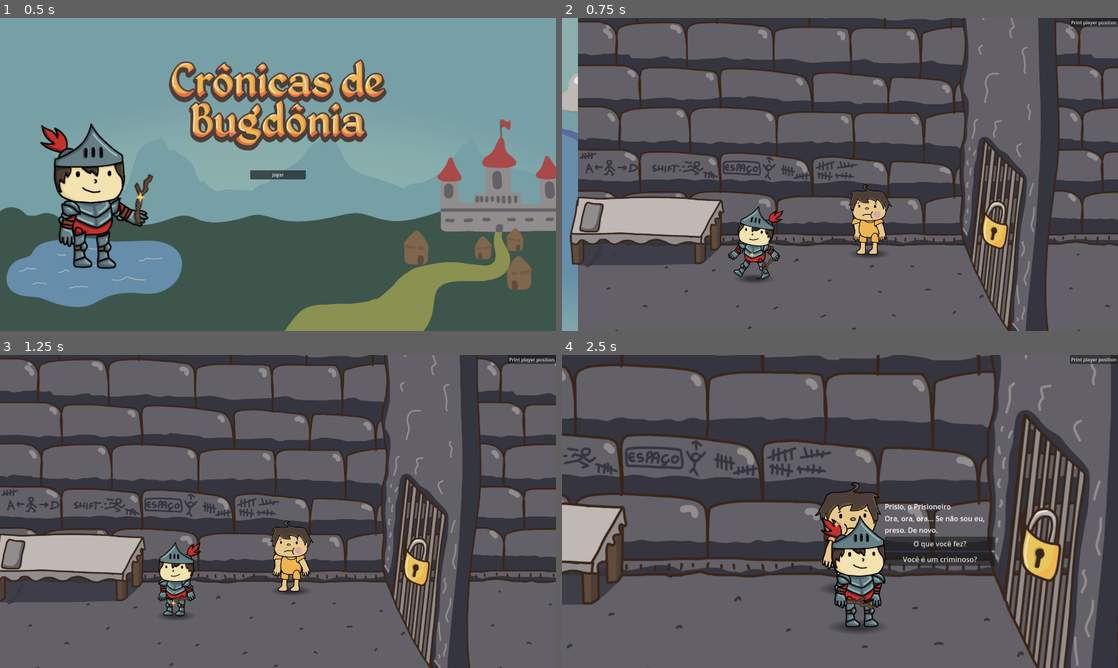
Above: before the commit, frames 1-4 (two rows, left to right).
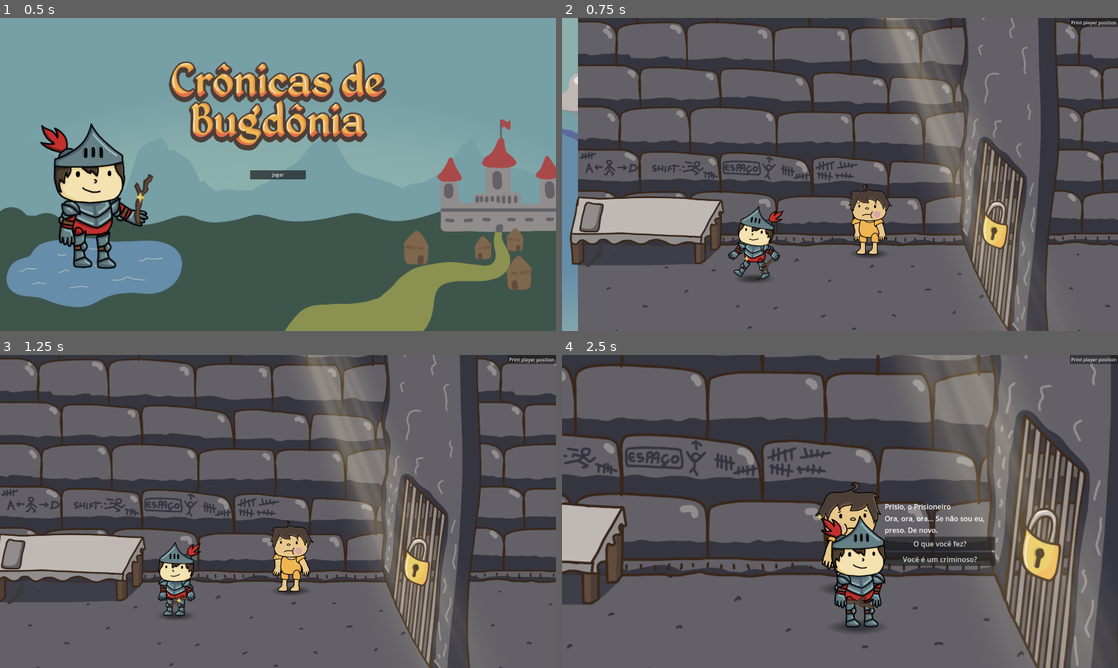
Above: after the commit, the same moments.

Repository: Caslus/cronicas-de-bugdonia
Game: Godot game, scene res://Scenes/Menu.tscn
The game is run twice, just before and just after one commit, with the same random seed, the same clock (stepped at 60 frames per second) and the same inputs.
Inputs (mouse positions are in pixels of both pictures, inside the frame that each line leads up to):
- Up to frame 1 (0.5 s): no input
- Up to frame 2 (0.75 s): click "Jogar" at 0.5 s
- Up to frame 3 (1.25 s): no input
- Up to frame 4 (2.5 s): move the mouse to (979, 561) at 1.27 s; hold D (ui_right) from 1.28 s (still down); tap E (interact) at 1.35 s; click (979, 561) at 1.42 s; tap Space at 1.52, 2.27 s; move the mouse to (851, 536) at 2.02 s; tap Shift at 2.1 s; click (851, 536) at 2.17 s

Frame 1 is identical in both runs. In frame 2, 6.3% of the frame differs, in the area x 32-83%, y 0-100%; in frame 3, 6.9%; in frame 4, 11%, in the area x 46-98%, y 0-100%.

Commit message:
fix: making it easier for noobs xd

Diff:
--- a/Dialog/FallenBridge.json
+++ b/Dialog/FallenBridge.json
@@ -43,7 +43,12 @@
 	},
 	{
 		"id": "5",
-		"text": "Deixa eu te dar uma dica: se você segurar CTRL ou SHIFT ao editar variáveis, os valores são alterados de maneira diferente.",
-		"options": [{ "text": "...", "next": null }]
+		"text": "Deixa eu te dar uma dica: editando inteiros, se você segurar SHIFT ao clicar nos botões, é como se você clicasse 10 vezes.",
+		"options": [{ "text": "...", "next": "6" }]
+	},
+	{
+		"id": "6",
+		"text": "Talvez isso te ajude a editar valores grandes...",
+		"options": [{ "text": "Ah, obrigado!", "next": null }]
 	}
 ]
--- a/Dialog/IntBook.json
+++ b/Dialog/IntBook.json
@@ -24,7 +24,7 @@
 	},
 	{
 		"id": "5",
-		"text": "‘Se meus passos estiverem com volume 10, faço muito barulho. Mas quando o volume é igual ou menor a 2, ninguém ouve nada. Mesmo se eu tropeçar...’",
+		"text": "‘Se meus passos estiverem com volume 10, faço muito barulho. Mas se eu me editar e alterar o volume para 2 ou menos, ninguém ouve nada. Mesmo se eu tropeçar...’",
 		"options": [{ "text": "[Próxima página]", "next": "6" }]
 	},
 	{
--- a/Dialog/Prisoner.json
+++ b/Dialog/Prisoner.json
@@ -68,7 +68,14 @@
 		"id": "12",
 		"text": "Se for verdadeiro, a porta continua trancada. Se for falso, ela se abre magicamente. Sacou?",
 		"options": [
-			{ "text": "Vou tentar abrir!", "next": null, "toggle": "talked2" }
+			{ "text": "Saquei!", "next": "12.1"}
+		]
+	},
+	{
+		"id": "12.1",
+		"text": "Então clica no cadeado, faça sua mágica e vamos sair logo daqui!",
+		"options": [
+			{ "text": "Vou tentar!", "next": null, "toggle": "talked2" }
 		]
 	},
 	{
@@ -83,12 +90,12 @@
 	},
 	{
 		"id": "14",
-		"text": "VOCÊ CONSEGUIU! A porta abriu! Vamos sair daqui!",
+		"text": "VOCÊ CONSEGUIU! A porta abriu! Vamos sair logo daqui!",
 		"options": [{ "text": "Estamos livres!", "next": null }]
 	},
 	{
 		"id": "caught",
-		"text": "Se você fizer menos barulho vamos conseguir fugir...",
+		"text": "Se você clicar em você mesmo e se editar para fazer menos barulho, vamos conseguir fugir...",
 		"options": [{"text": "Vou tentar...", "next": null}]
 	}
 ]
--- a/Scenes/Chapter1_1.tscn
+++ b/Scenes/Chapter1_1.tscn
@@ -11,6 +11,7 @@
 [ext_resource type="Script" uid="uid://81sw4i4e0e27" path="res://Scripts/Object/HollowObject.gd" id="7_bs8ln"]
 [ext_resource type="Script" uid="uid://fijg8l1ggma8" path="res://Scripts/Object/Lock.gd" id="9_bs8ln"]
 [ext_resource type="PackedScene" uid="uid://g6kx2to330s4" path="res://Scenes/Utils/Selectable.tscn" id="9_nfwj3"]
+[ext_resource type="PackedScene" uid="uid://c33s207brjvog" path="res://Scenes/Utils/Godray.tscn" id="11_fcg8e"]
 [ext_resource type="Texture2D" uid="uid://c1icpnkjpwirg" path="res://Assets/Objects/Cliff.png" id="11_hexqm"]
 [ext_resource type="PackedScene" uid="uid://cherfw86xm8pm" path="res://Scenes/Entity/Player.tscn" id="13_52hs2"]
 [ext_resource type="Texture2D" uid="uid://belbjf3qri30b" path="res://Assets/Objects/Bed.png" id="13_67n20"]
@@ -208,6 +209,11 @@
 position = Vector2(96.5, -242.5)
 shape = SubResource("RectangleShape2D_52hs2")
 
+[node name="Godrays" parent="Prison" instance=ExtResource("11_fcg8e")]
+position = Vector2(552, -219)
+rotation = -3.36325
+scale = Vector2(800, -1973.21)
+
 [node name="Cell" type="StaticBody2D" parent="Prison"]
 z_index = -10
 
@@ -306,7 +312,7 @@
 position = Vector2(610, -146)
 input_pickable = true
 script = ExtResource("9_bs8ln")
-editableVars = ["VAR_LOCKED"]
+editableVars = ["VAR_TRANCADO"]
 metadata/objectName = "Cadeado Impossível de Abrir"
 metadata/Interactable = false
 
--- /dev/null
+++ b/Scenes/Utils/Godray.tscn
@@ -0,0 +1,61 @@
+[gd_scene load_steps=8 format=3 uid="uid://c33s207brjvog"]
+
+[ext_resource type="Shader" uid="uid://dg1ggw3ohp80e" path="res://Shaders/godray.gdshader" id="1_1scae"]
+
+[sub_resource type="ShaderMaterial" id="ShaderMaterial_ucc35"]
+shader = ExtResource("1_1scae")
+shader_parameter/angle = -3.0
+shader_parameter/position = 0.82
+shader_parameter/spread = 0.485
+shader_parameter/cutoff = 0.175
+shader_parameter/falloff = 0.645
+shader_parameter/edge_fade = 0.56
+shader_parameter/speed = 4.0
+shader_parameter/ray1_density = 8.0
+shader_parameter/ray2_density = 30.0
+shader_parameter/ray2_intensity = 0.3
+shader_parameter/color = Color(1, 0.901961, 0.65098, 1)
+shader_parameter/hdr = false
+shader_parameter/seed = 5.0
+
+[sub_resource type="CanvasTexture" id="CanvasTexture_byd1s"]
+
+[sub_resource type="CanvasItemMaterial" id="CanvasItemMaterial_ux0tg"]
+particles_animation = true
+particles_anim_h_frames = 1
+particles_anim_v_frames = 1
+particles_anim_loop = false
+
+[sub_resource type="Gradient" id="Gradient_2js3y"]
+offsets = PackedFloat32Array(1)
+colors = PackedColorArray(1, 1, 1, 1)
+
+[sub_resource type="GradientTexture2D" id="GradientTexture2D_3x2lm"]
+gradient = SubResource("Gradient_2js3y")
+width = 2
+height = 2
+
+[sub_resource type="Gradient" id="Gradient_35a4y"]
+colors = PackedColorArray(1, 1, 1, 0, 1, 1, 1, 1)
+
+[node name="Godrays" type="Sprite2D"]
+z_index = 100
+material = SubResource("ShaderMaterial_ucc35")
+scale = Vector2(800, 800)
+texture = SubResource("CanvasTexture_byd1s")
+
+[node name="CPUParticles2D" type="CPUParticles2D" parent="."]
+material = SubResource("CanvasItemMaterial_ux0tg")
+amount = 10
+texture = SubResource("GradientTexture2D_3x2lm")
+lifetime = 2.0
+randomness = 0.3
+lifetime_randomness = 0.3
+emission_shape = 3
+emission_rect_extents = Vector2(0.15, 0.1)
+gravity = Vector2(0, -9)
+scale_amount_min = 0.5
+scale_amount_max = 2.0
+color = Color(0.953227, 0.795913, 0.686273, 0.501961)
+color_ramp = SubResource("Gradient_35a4y")
+anim_speed_max = 109.0
--- a/Scenes/poc.tscn
+++ b/Scenes/poc.tscn
@@ -10,8 +10,8 @@
 [ext_resource type="Script" uid="uid://cvp73h1iqxaof" path="res://Scripts/AttributeEditor.gd" id="6_j81f7"]
 [ext_resource type="Script" uid="uid://r5pp0sf067jp" path="res://Scripts/Object/square.gd" id="7_m1u6v"]
 [ext_resource type="Texture2D" uid="uid://brac0nym6yjvh" path="res://Assets/Objects/NoEntry.png" id="7_pddq8"]
-[ext_resource type="Shader" uid="uid://dg1ggw3ohp80e" path="res://Shaders/godray.gdshader" id="8_pxbtr"]
 [ext_resource type="Script" uid="uid://bdd460m5b8pte" path="res://Scripts/SelectedManager.gd" id="9_kt8cb"]
+[ext_resource type="PackedScene" uid="uid://c33s207brjvog" path="res://Scenes/Utils/Godray.tscn" id="11_2js3y"]
 [ext_resource type="PackedScene" uid="uid://cakt5wbo6p32p" path="res://Scenes/Utils/interactable.tscn" id="12_kt8cb"]
 [ext_resource type="PackedScene" uid="uid://dcbc26gk3t6db" path="res://Scenes/Entity/NPC.tscn" id="14_j81f7"]
 [ext_resource type="Script" uid="uid://cgj3geefma26i" path="res://Scripts/InteractionManager.gd" id="14_m1u6v"]
@@ -51,42 +51,6 @@
 
 [sub_resource type="CanvasTexture" id="CanvasTexture_i8qhx"]
 
-[sub_resource type="ShaderMaterial" id="ShaderMaterial_ucc35"]
-shader = ExtResource("8_pxbtr")
-shader_parameter/angle = -3.0
-shader_parameter/position = 0.82
-shader_parameter/spread = 0.485
-shader_parameter/cutoff = 0.175
-shader_parameter/falloff = 0.645
-shader_parameter/edge_fade = 0.56
-shader_parameter/speed = 4.0
-shader_parameter/ray1_density = 8.0
-shader_parameter/ray2_density = 30.0
-shader_parameter/ray2_intensity = 0.3
-shader_parameter/color = Color(1, 0.901961, 0.65098, 1)
-shader_parameter/hdr = false
-shader_parameter/seed = 5.0
-
-[sub_resource type="CanvasTexture" id="CanvasTexture_byd1s"]
-
-[sub_resource type="CanvasItemMaterial" id="CanvasItemMaterial_ux0tg"]
-particles_animation = true
-particles_anim_h_frames = 1
-particles_anim_v_frames = 1
-particles_anim_loop = false
-
-[sub_resource type="Gradient" id="Gradient_2js3y"]
-offsets = PackedFloat32Array(1)
-colors = PackedColorArray(1, 1, 1, 1)
-
-[sub_resource type="GradientTexture2D" id="GradientTexture2D_3x2lm"]
-gradient = SubResource("Gradient_2js3y")
-width = 2
-height = 2
-
-[sub_resource type="Gradient" id="Gradient_35a4y"]
-colors = PackedColorArray(1, 1, 1, 0, 1, 1, 1, 1)
-
 [sub_resource type="RectangleShape2D" id="RectangleShape2D_pddq8"]
 size = Vector2(999999, 20)
 
@@ -205,27 +169,7 @@
 vertical_alignment = 1
 metadata/_edit_use_anchors_ = true
 
-[node name="Godrays" type="Sprite2D" parent="Square"]
-z_index = 100
-material = SubResource("ShaderMaterial_ucc35")
-scale = Vector2(800, 800)
-texture = SubResource("CanvasTexture_byd1s")
-
-[node name="CPUParticles2D" type="CPUParticles2D" parent="Square/Godrays"]
-material = SubResource("CanvasItemMaterial_ux0tg")
-amount = 10
-texture = SubResource("GradientTexture2D_3x2lm")
-lifetime = 2.0
-randomness = 0.3
-lifetime_randomness = 0.3
-emission_shape = 3
-emission_rect_extents = Vector2(0.15, 0.1)
-gravity = Vector2(0, -9)
-scale_amount_min = 0.5
-scale_amount_max = 2.0
-color = Color(0.953227, 0.795913, 0.686273, 0.501961)
-color_ramp = SubResource("Gradient_35a4y")
-anim_speed_max = 109.0
+[node name="Godrays" parent="Square" instance=ExtResource("11_2js3y")]
 
 [node name="Interactable" parent="Square" instance=ExtResource("12_kt8cb")]
 
--- a/Scripts/Object/Lock.gd
+++ b/Scripts/Object/Lock.gd
@@ -1,6 +1,6 @@
 extends StaticBody2D
 
-@export var VAR_LOCKED: bool = true
+@export var VAR_TRANCADO: bool = true
 
 var openedBefore: bool = false
 
@@ -8,7 +8,7 @@
 
 func open_door():
 	openedBefore = true
-	VAR_LOCKED = false
+	VAR_TRANCADO = false
 	SelectedManager.set_selected(null)
 	get_node("CollisionShape2D").disabled = true
 	var group = get_parent()
@@ -20,5 +20,5 @@
 	group.visible = false
 
 func _process(_delta):
-	if not VAR_LOCKED and not openedBefore:
+	if not VAR_TRANCADO and not openedBefore:
 		open_door()
--- a/Scripts/Object/MovingPlatform.gd
+++ b/Scripts/Object/MovingPlatform.gd
@@ -1,11 +1,11 @@
 extends AnimatableBody2D
 
-@export var VAR_VELOCIDADE_X: int = 0
+@export var VAR_VELOCIDADE_HORIZONTAL: int = 0
 @export var speedMultiplier: float = 10.0
 @export var speedLimit: float = 1000.0
-@export var editableVars: Array = ["VAR_VELOCIDADE_X"]
+@export var editableVars: Array = ["VAR_VELOCIDADE_HORIZONTAL"]
 
 func _physics_process(delta: float) -> void:
-	var speed = clamp(VAR_VELOCIDADE_X * speedMultiplier, - speedLimit, speedLimit)
+	var speed = clamp(VAR_VELOCIDADE_HORIZONTAL * speedMultiplier, - speedLimit, speedLimit)
 	move_and_collide(Vector2(speed * delta, 0))
 	pass
--- a/Scripts/Quest/FallenBridgeQuest.gd
+++ b/Scripts/Quest/FallenBridgeQuest.gd
@@ -22,11 +22,11 @@
 	if questVariables.get("talked"):
 		fallenBridge.set("startingDialog", "4")
 		if !broughtPlatformOnce:
-			floatingPlatform.set("VAR_VELOCIDADE_X", -30)
+			floatingPlatform.set("VAR_VELOCIDADE_HORIZONTAL", -100)
 		if questVariables.get("fell"):
 			numberFalls+=1
 			animatePlatform()
-			floatingPlatform.set("VAR_VELOCIDADE_X", -30)
+			floatingPlatform.set("VAR_VELOCIDADE_HORIZONTAL", -100)
 			questVariables.set("fell", false)
 
 
Not shown: 1 places in Scenes/Chapter1_1.tscn that only renumber resources
Not shown: 1 places in Scenes/poc.tscn that only renumber resources
